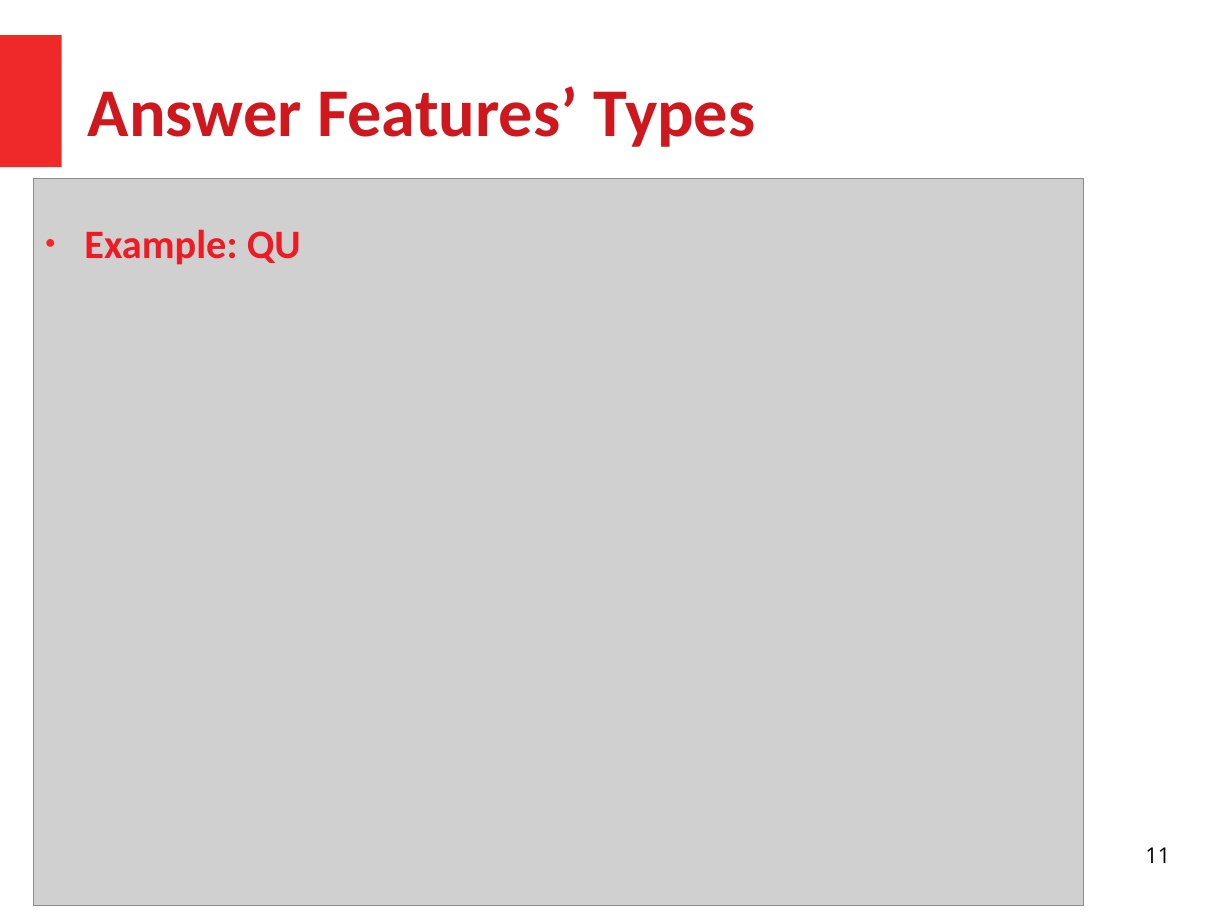
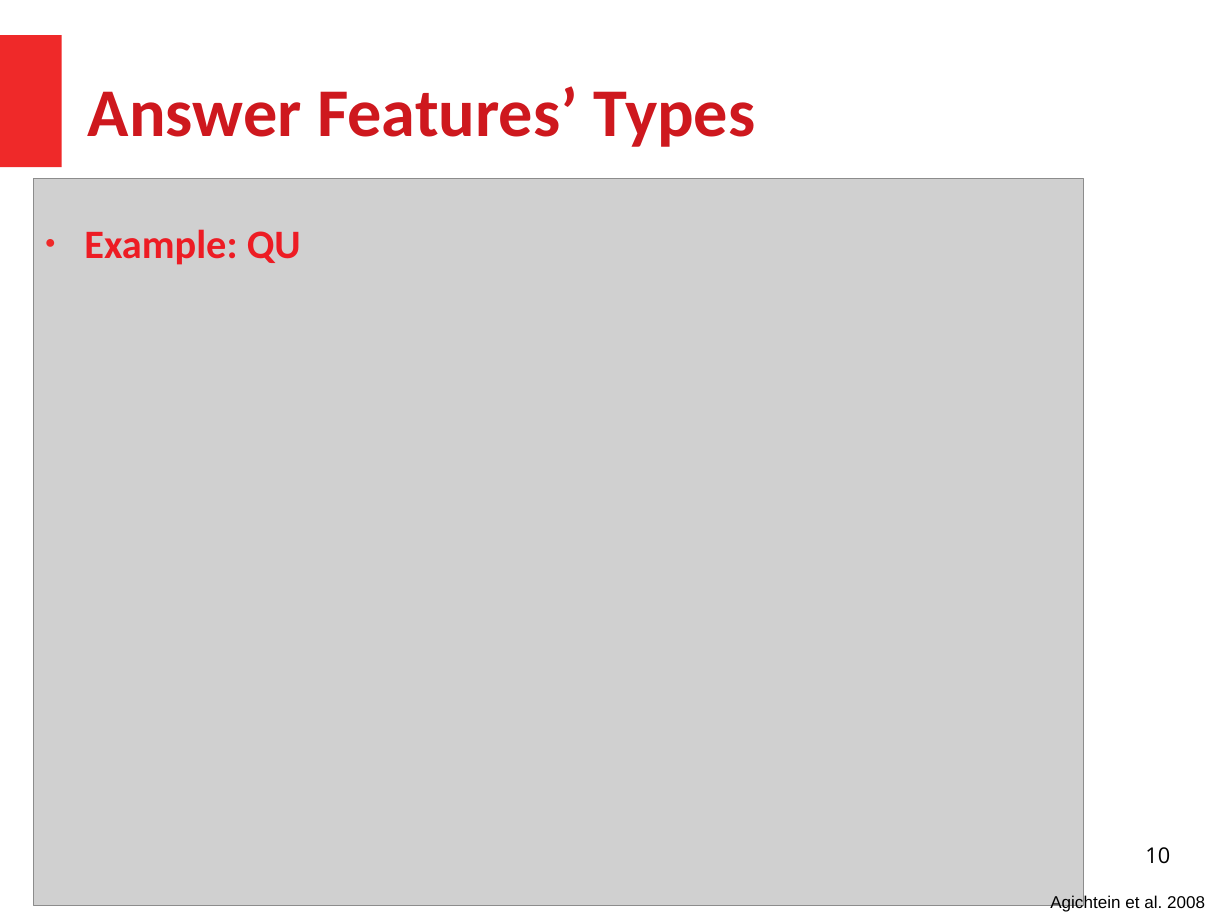
Before and after one commit to HussamHallak/cs834-f17, a slide deck: slide 10 of assignments/P5/P5.odp (slide 11 before the commit). Drawn at 1232x924 pixels with LibreOffice and Linux fonts; fonts in the diff are those of the drawing; grey boxes stand for pictures. Boxes give left, top, right and bottom in pixels: in the first picture for what was removed or moved away, otherwise in the second. Text is boxed around its words. In the diff, an @@ line names an element or a change of style, - is before the commit and + after.

```diff
--- a/assignments/P5/P5.odp
+++ b/assignments/P5/P5.odp
@@ page number at [1145,847,1170,864]: text changed @@
-11
+10
@@ text added at [1050,895,1205,912], 11 pt, text #000000 @@
+Agichtein et al. 2008
```
Also in this commit, not shown: 16 other slides changed, 3 slides added, 4 slides removed, 1 other file.
